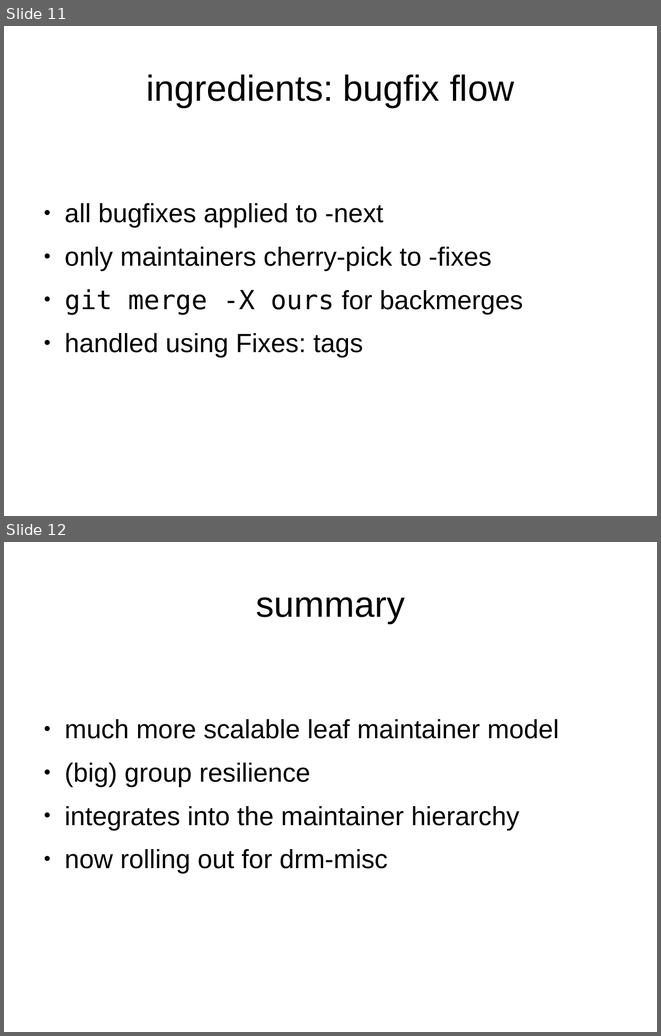
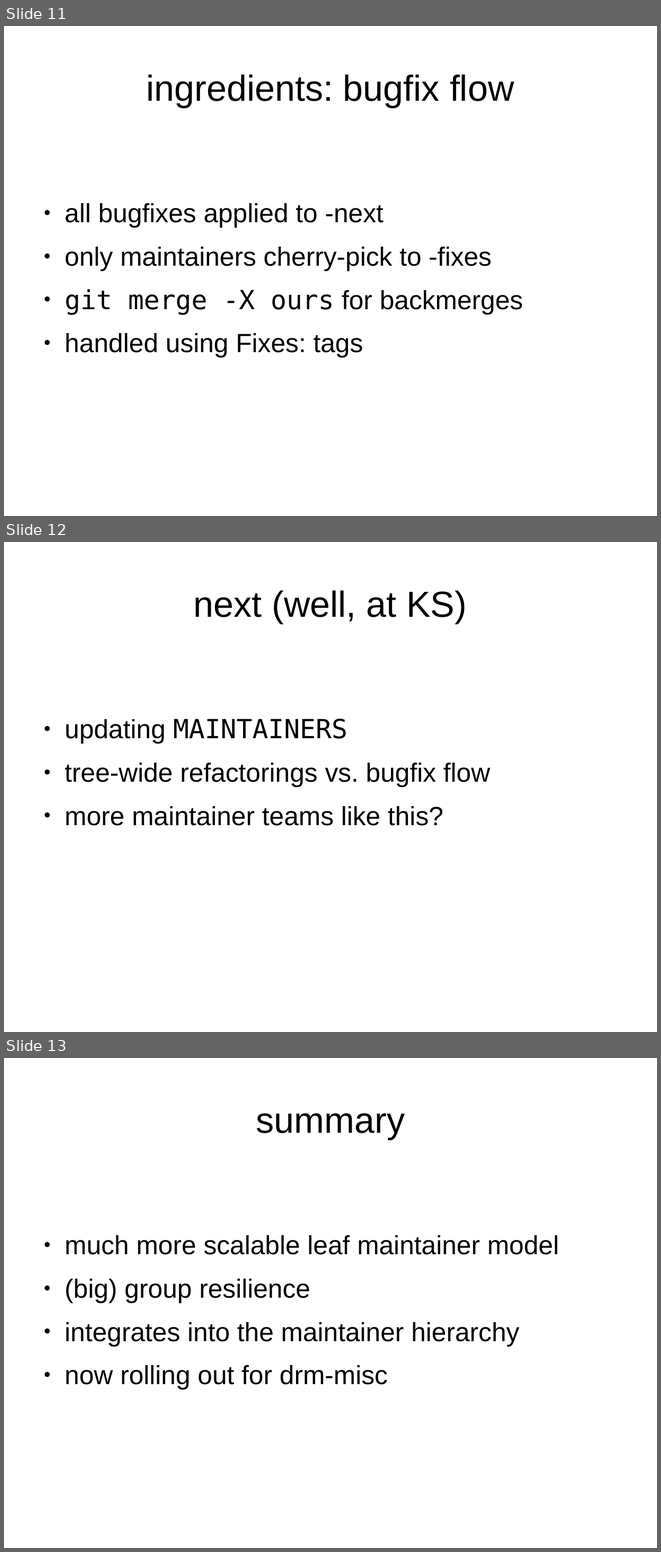
Before and after one commit to danvet/danvet.github.io, a slide deck: slides/kernel-recipes-2016-maintainer.odp. Shown one above the other, each under a label of ours: slides 11 and 12 before the commit, slides 11, 12 and 13 after it. The pictures are 661x1036 and 661x1552 pixels, drawn with LibreOffice and Linux fonts; fonts in the diff are those of the drawing. Boxes give left, top, right and bottom in pixels: in the first picture for what was removed or moved away, otherwise in the second. Text is boxed around its words. In the diff, an @@ line names an element or a change of style, - is before the commit and + after.

```diff
--- a/slides/kernel-recipes-2016-maintainer.odp
+++ b/slides/kernel-recipes-2016-maintainer.odp
@@ slide 12 added at bbox=[4, 542, 657, 1032], background #FFFFFF @@
@@ title added at bbox=[194, 590, 467, 623], 44 pt, text #000000 @@
+next (well, at KS)
@@ text added at bbox=[64, 718, 490, 826], 32 pt, text #000000 @@
+● updating MAINTAINERS
+● tree-wide refactorings vs. bugfix flow
+● more maintainer teams like this?
@@ what was slide 12 is now slide 13 @@
```
Also in this commit, not shown: 1 other file.
